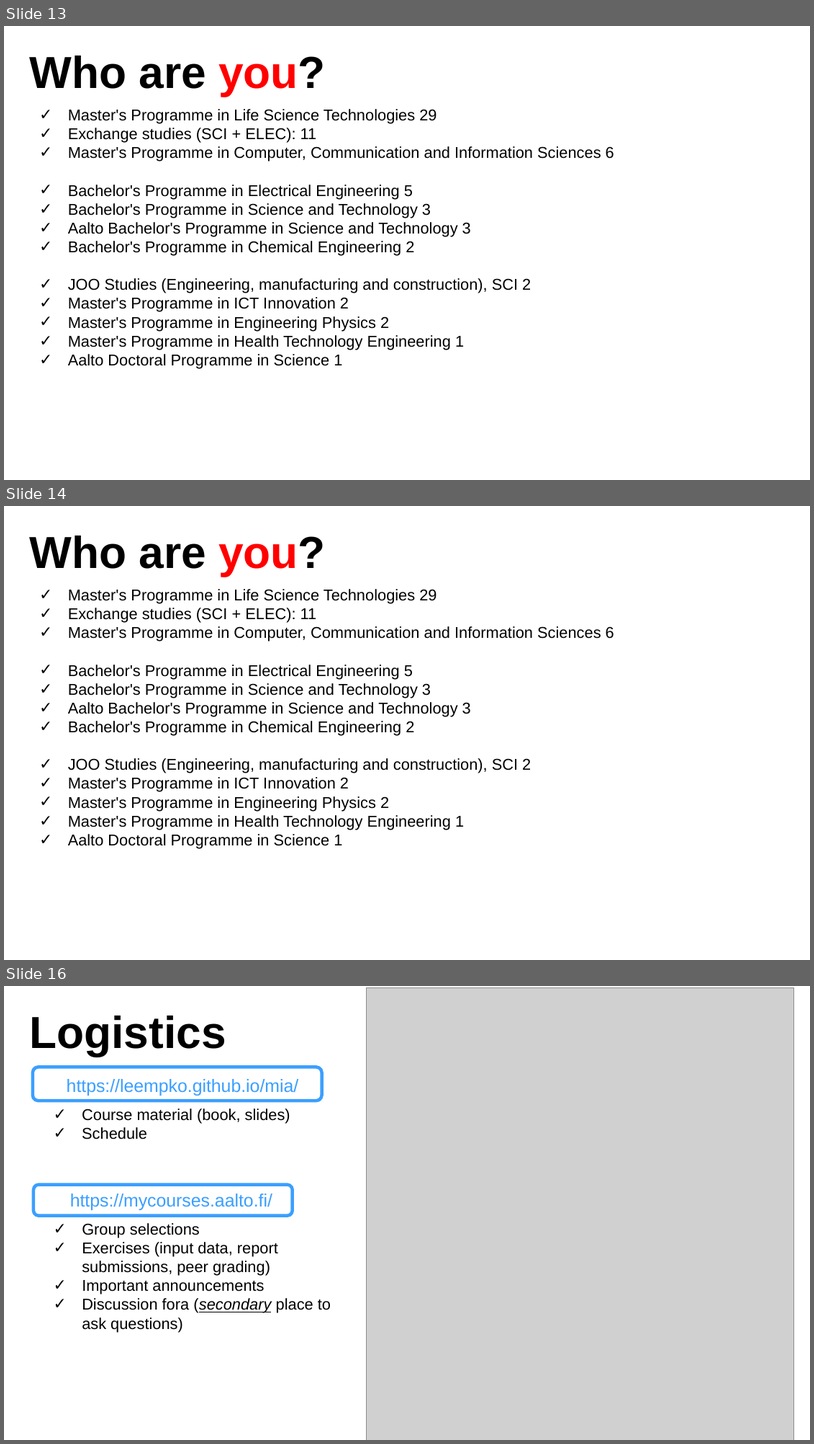
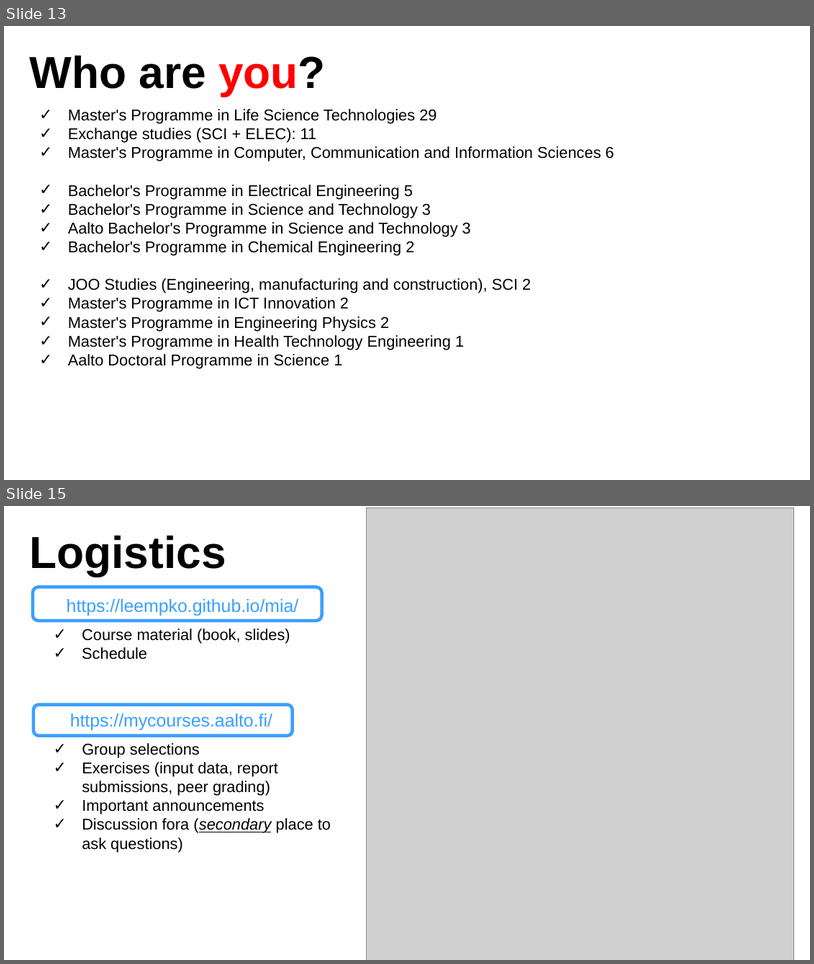
Before and after one commit to leempko/mia, a slide deck: lecture_slides/introduction/introduction2026.odp. Shown one above the other, each under a label of ours: slides 13, 14 and 16 before the commit, slides 13 and 15 after it; the slides between them are not shown. The pictures are 814x1444 and 814x964 pixels, drawn with LibreOffice and Linux fonts; fonts in the diff are those of the drawing; grey boxes stand for pictures; background and template pictures are left out. Boxes give left, top, right and bottom in pixels: in the first picture for what was removed or moved away, otherwise in the second. Text is boxed around its words. In the diff, an @@ line names an element or a change of style, - is before the commit and + after.

```diff
--- a/lecture_slides/introduction/introduction2026.odp
+++ b/lecture_slides/introduction/introduction2026.odp
@@ slide 14 removed at bbox=[4, 506, 810, 960], background #FFFFFF @@
@@ text removed at bbox=[30, 536, 325, 576] @@
-Who are you?
@@ text removed at bbox=[68, 589, 615, 849] @@
-✓ Master's Programme in Life Science Technologies 29
-✓ Exchange studies (SCI + ELEC): 11
-✓ Master's Programme in Computer, Communication and Information Sciences 6
-✓ Bachelor's Programme in Electrical Engineering 5
-✓ Bachelor's Programme in Science and Technology 3
-✓ Aalto Bachelor's Programme in Science and Technology 3
-✓ Bachelor's Programme in Chemical Engineering 2
-✓ JOO Studies (Engineering, manufacturing and construction), SCI 2
-✓ Master's Programme in ICT Innovation 2
-✓ Master's Programme in Engineering Physics 2
-✓ Master's Programme in Health Technology Engineering 1
-✓ Aalto Doctoral Programme in Science 1
@@ what was slide 16 is now slide 15 @@
```
Also in this commit, not shown: 3 slides changed, 1 other file.
